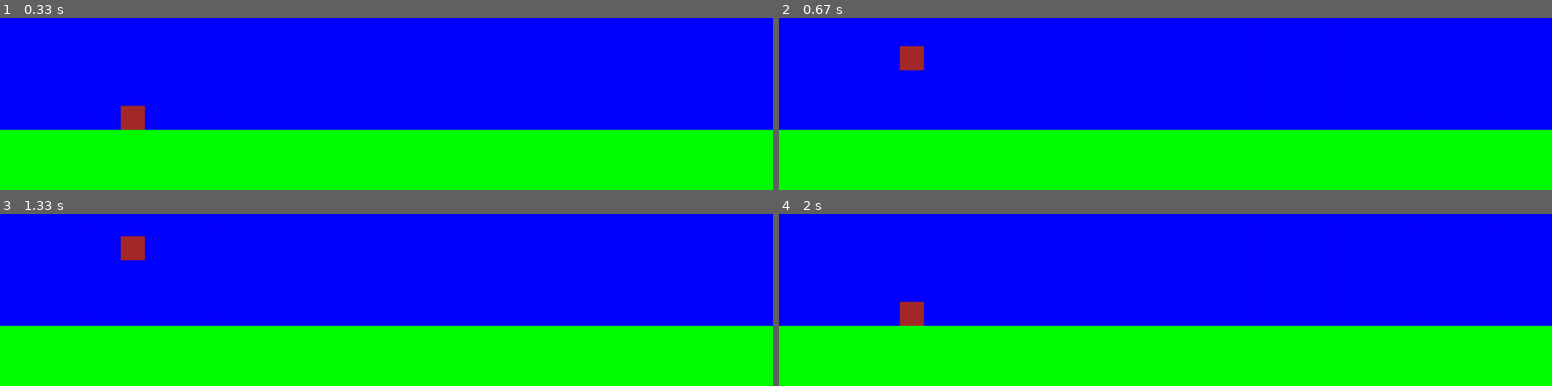
Above: before the commit, frames 1-4 (two rows, left to right).
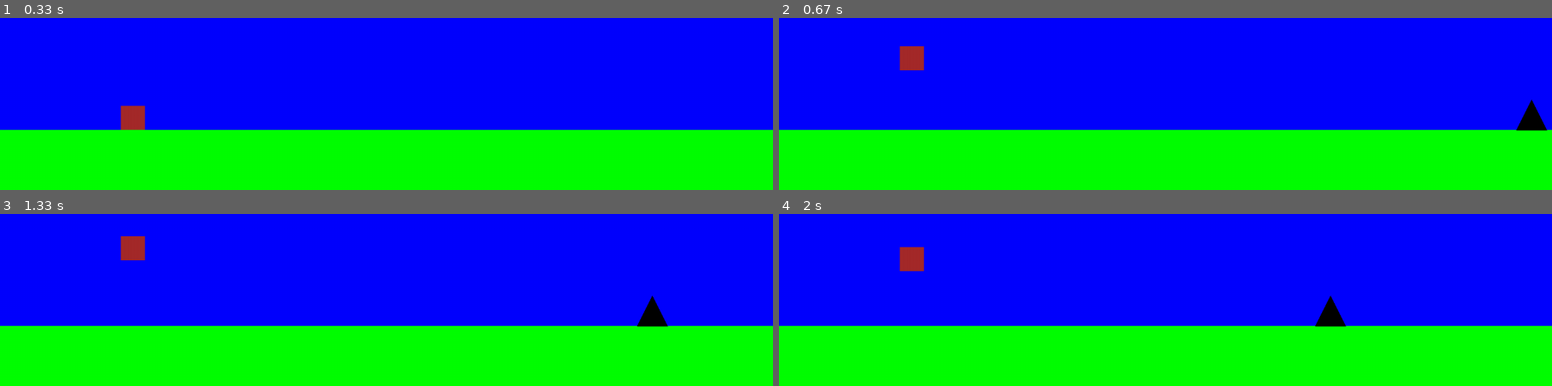
Above: after the commit, the same moments.

Repository: rmedcraft/pygame-test
Game: pygame game, started from runner.py
Same seed, same stepped clock (60 frames per second), same inputs: the game is played once before the commit and once after it.
Inputs:
- Up to frame 1 (0.33 s): no input
- Up to frame 2 (0.67 s): tap Space at 0.33 s
- Up to frame 3 (1.33 s): no input
- Up to frame 4 (2 s): hold Up from 1.67 s (still down)

Frame 1 is identical in both runs. In frame 2, 0.4% of the frame differs, in the area x 95-100%, y 47-66%; in frame 3, 0.4%; in frame 4, 1.3%, in the area x 15-74%, y 18-66%.

Commit message:
game of the year

Diff:
--- a/runner.py
+++ b/runner.py
@@ -1,19 +1,30 @@
 import pygame
 
+SCREEN_WIDTH = 1280
+SCREEN_HEIGHT = 720
 PLAYER_SIZE = 40
 GROUND_HEIGHT = 100
+PLAYER_STARTYPOS = SCREEN_HEIGHT - GROUND_HEIGHT - PLAYER_SIZE
 JUMP_POWER = 400
+MOVE_SPEED = 250
+OBSTACLE_START = SCREEN_WIDTH + 100 # leftmost position of the obstacle when it starts
 
 def main():
     pygame.init()
-    screen = pygame.display.set_mode((1280, 720))
+    screen = pygame.display.set_mode((SCREEN_WIDTH, SCREEN_HEIGHT))
     clock = pygame.time.Clock()
     running = True
     dt = 0
     jumpVelocity = 0
     jumping = False
 
-    playerY = screen.get_height() - GROUND_HEIGHT - PLAYER_SIZE
+    playerY = PLAYER_STARTYPOS
+
+    obstacleLeft = OBSTACLE_START
+    obstacleRight = OBSTACLE_START + 50
+    # obstacleLeft = 100
+    # obstacleRight = 150
+
     while running:
         for event in pygame.event.get():
             if(event.type == pygame.QUIT):
@@ -21,21 +32,35 @@
 
         # GAME GOES HERE
         screen.fill("blue")
-        ground = pygame.draw.rect(screen, "green", pygame.Rect(0, screen.get_height() - GROUND_HEIGHT, screen.get_width(), GROUND_HEIGHT))
+        ground = pygame.draw.rect(screen, "green", pygame.Rect(0, SCREEN_HEIGHT - GROUND_HEIGHT, SCREEN_WIDTH, GROUND_HEIGHT))
         player = pygame.draw.rect(screen, "brown", pygame.Rect(200, playerY, PLAYER_SIZE, PLAYER_SIZE))
 
         keys = pygame.key.get_pressed()
-        if(keys[pygame.K_SPACE] and playerY == ground.top - PLAYER_SIZE):
+        if((keys[pygame.K_SPACE] or keys[pygame.K_UP] or keys[pygame.K_w]) and playerY == ground.top - PLAYER_SIZE):
             jumping = True
             jumpVelocity = JUMP_POWER
 
         if(jumping):
             playerY -= jumpVelocity * dt
             jumpVelocity -= 10 # arbitrary value for gravity
+
+            # if the player is on the ground
             if(playerY > ground.top - PLAYER_SIZE):
                 playerY = ground.top - PLAYER_SIZE
                 jumpVelocity = 0
                 jumping = False
+
+        # generate obstacles
+        obstacleTop = ground.top - 50
+
+
+        obstacle = pygame.draw.polygon(screen, "black", [[obstacleLeft, ground.top], [obstacleRight, ground.top], [(obstacleRight + obstacleLeft) / 2, obstacleTop]])
+        obstacleLeft -= MOVE_SPEED * dt
+        obstacleRight = obstacleLeft + 50
+
+        if(obstacleRight < 0):
+            obstacleLeft = OBSTACLE_START
+            obstacleRight = obstacleLeft + 50
         # GAME STOPS HERE
 
         # flip() the display to put your work on screen
